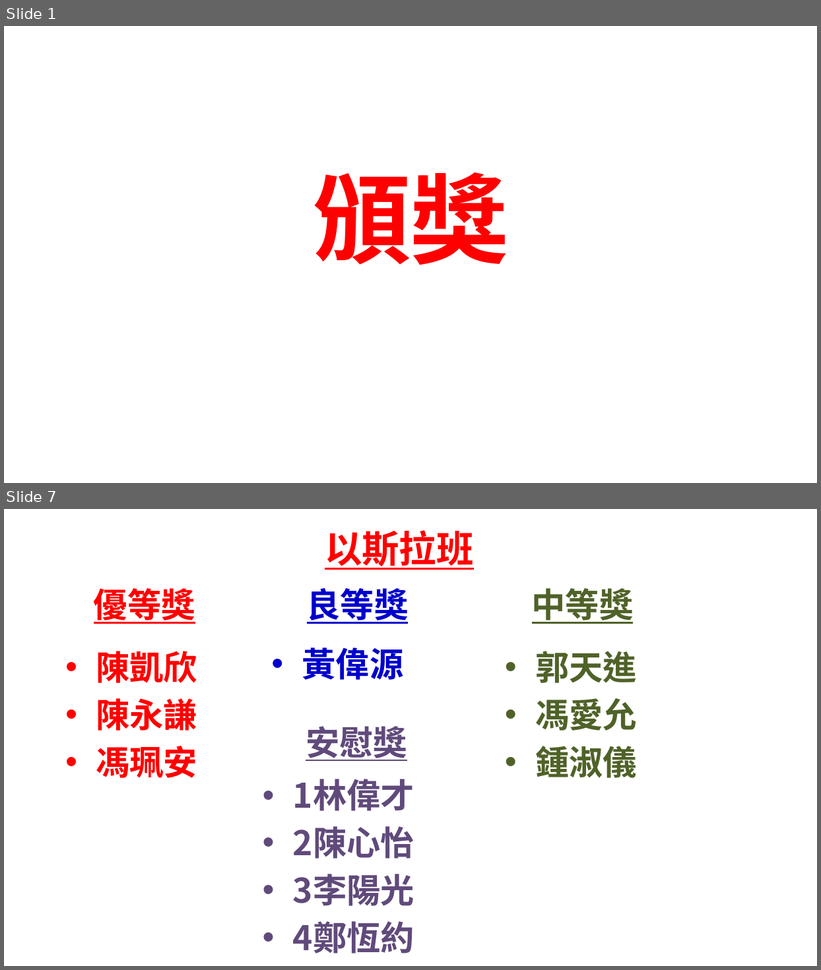
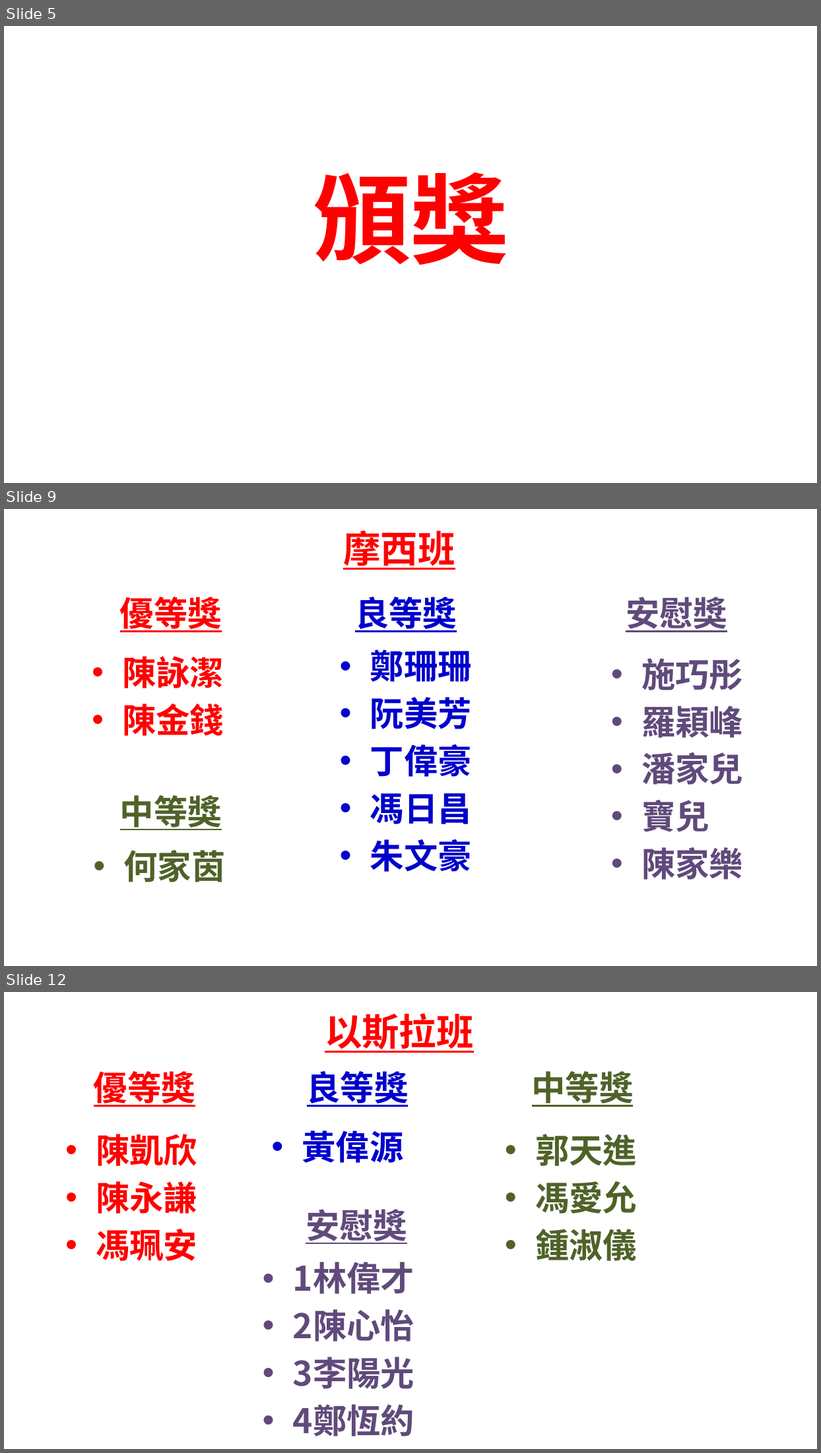
Before and after one commit to batisuoc/bible-school, a slide deck: 2022年主日學結業禮頒獎.pptx. Shown one above the other, each under a label of ours: slides 1 and 7 before the commit, slides 5, 9 and 12 after it; the slides between them are not shown. The pictures are 821x970 and 821x1453 pixels, drawn with LibreOffice and Linux fonts; fonts in the diff are those of the drawing; background and template pictures are left out. Boxes give left, top, right and bottom in pixels: in the first picture for what was removed or moved away, otherwise in the second. Text is boxed around its words. In the diff, an @@ line names an element or a change of style, - is before the commit and + after.

```diff
--- a/2022年主日學結業禮頒獎.pptx
+++ b/2022年主日學結業禮頒獎.pptx
@@ slide 9 added at [4,509,817,966], background picture (left out) @@
@@ title added at [343,530,455,570], 44 pt, text #FF0000, bold, underline @@
+摩西班
@@ text added at [120,597,222,632], 40 pt, text #FF0000, bold, underline @@
+優等獎
@@ text added at [355,597,457,632], 40 pt, text #0000CC, bold, underline @@
+良等獎
@@ text added at [626,597,727,632], 40 pt, text #604A7B, bold, underline @@
+安慰獎
@@ text added at [122,656,224,736], 40 pt, text #FF0000, bold @@
+• 陳詠潔
+• 陳金錢
@@ text added at [370,650,472,872], 40 pt, text #0000CC, bold @@
+• 鄭珊珊
+• 阮美芳
+• 丁偉豪
+• 馮日昌
+• 朱文豪
@@ text added at [642,658,743,880], 40 pt, text #604A7B, bold @@
+• 施巧彤
+• 羅穎峰
+• 潘家兒
+• 寶兒
+• 陳家樂
@@ text added at [120,795,222,830], 40 pt, text #4F6228, bold, underline @@
+中等獎
@@ text added at [124,850,226,883], 40 pt, text #4F6228, bold @@
+• 何家茵
@@ what was slide 1 is now slide 5 @@
@@ what was slide 7 is now slide 12 @@
```
Also in this commit, not shown: 4 slides changed, 8 other slides added.
